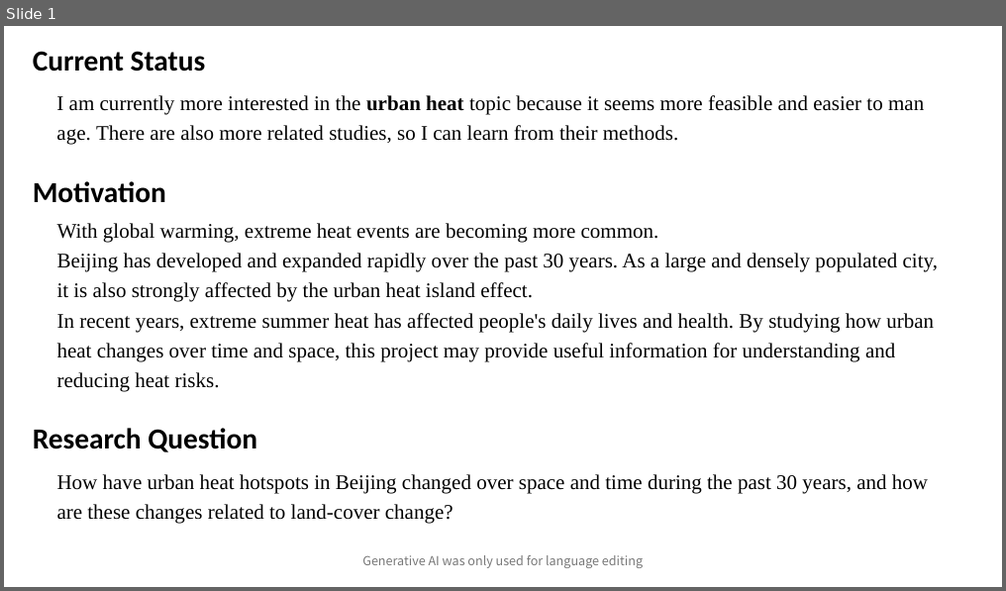
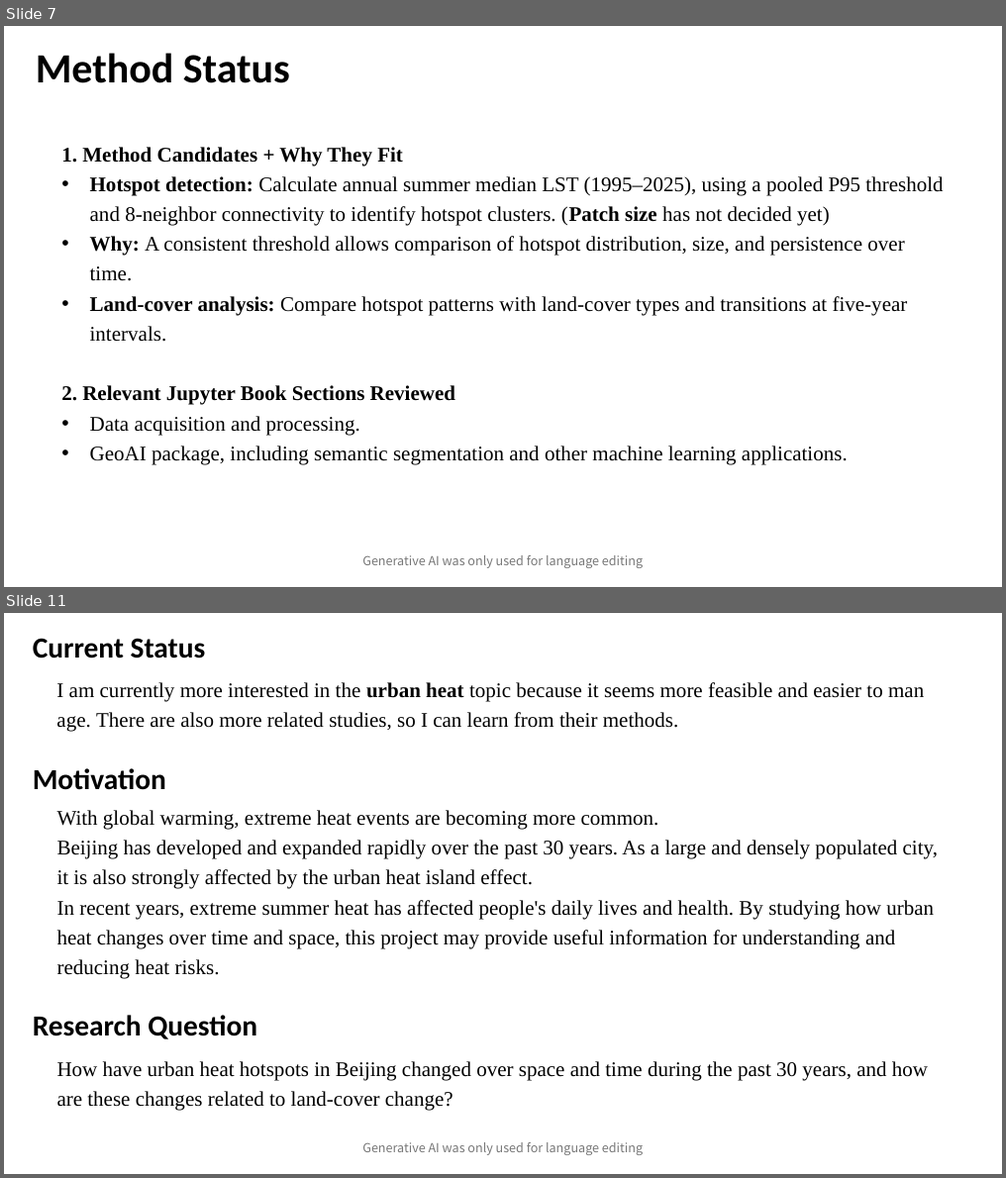
Before and after one commit to mengz12/sds320_project_meng, a slide deck: SDS320_MengZhang_ProjectSlides.pptx. Shown one above the other, each under a label of ours: slide 1 before the commit, slides 7 and 11 after it; the slides between them are not shown. The pictures are 1006x591 and 1006x1178 pixels, drawn with LibreOffice and Linux fonts; fonts in the diff are those of the drawing. Boxes give left, top, right and bottom in pixels: in the first picture for what was removed or moved away, otherwise in the second. Text is boxed around its words. In the diff, an @@ line names an element or a change of style, - is before the commit and + after.

```diff
--- a/SDS320_MengZhang_ProjectSlides.pptx
+++ b/SDS320_MengZhang_ProjectSlides.pptx
@@ slide 7 added at (4, 26, 1002, 587), background #FFFFFF @@
@@ text added at (36, 53, 290, 83), 40 pt, text #000000, bold @@
+Method Status
@@ text added at (61, 147, 943, 466), 20 pt, text #000000 @@
+1. Method Candidates + Why They Fit
+• Hotspot detection: Calculate annual summer median LST (1995–2025), using a pooled P95 threshold and 8-neighbor connectivity to identify hotspot clusters. (Patch size has not decided yet)
+• Why: A consistent threshold allows comparison of hotspot distribution, size, and persistence over time.
+• Land-cover analysis: Compare hotspot patterns with land-cover types and transitions at five-year intervals.
+2. Relevant Jupyter Book Sections Reviewed
+• Data acquisition and processing.
+• GeoAI package, including semantic segmentation and other machine learning applications.
@@ text added at (362, 556, 643, 569), 12 pt, text #797979 @@
+Generative AI was only used for language editing
@@ what was slide 1 is now slide 11 @@
```
Also in this commit, not shown: 1 slide changed, 9 other slides added.
